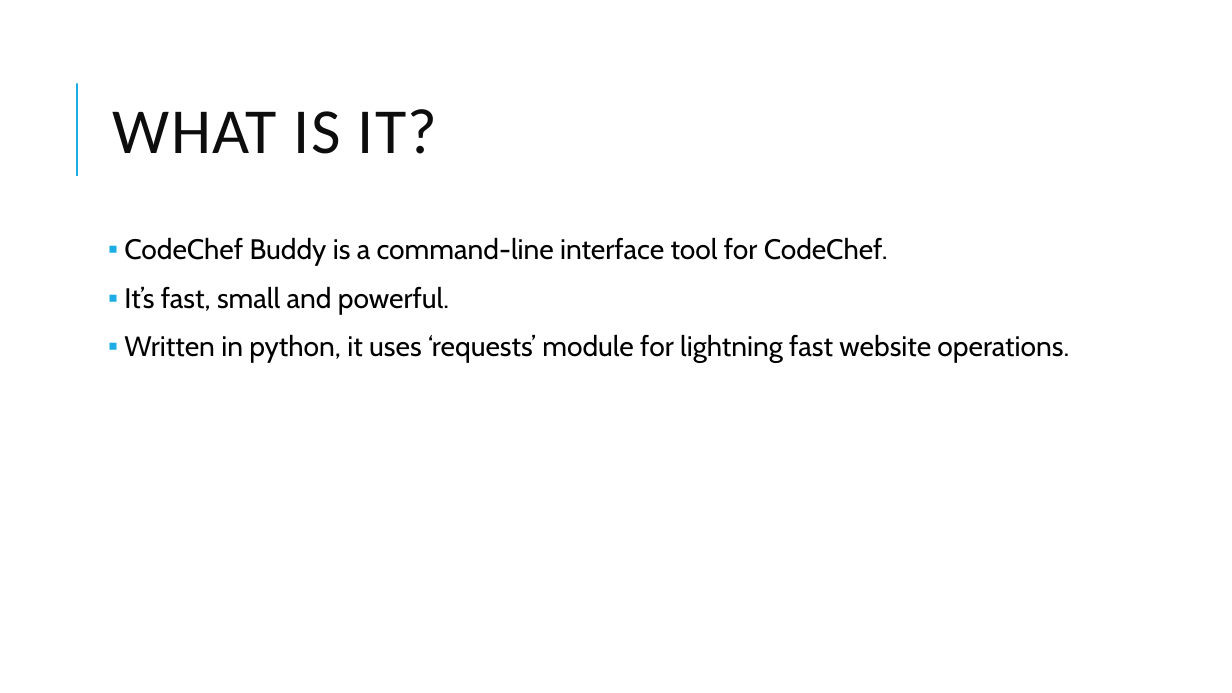
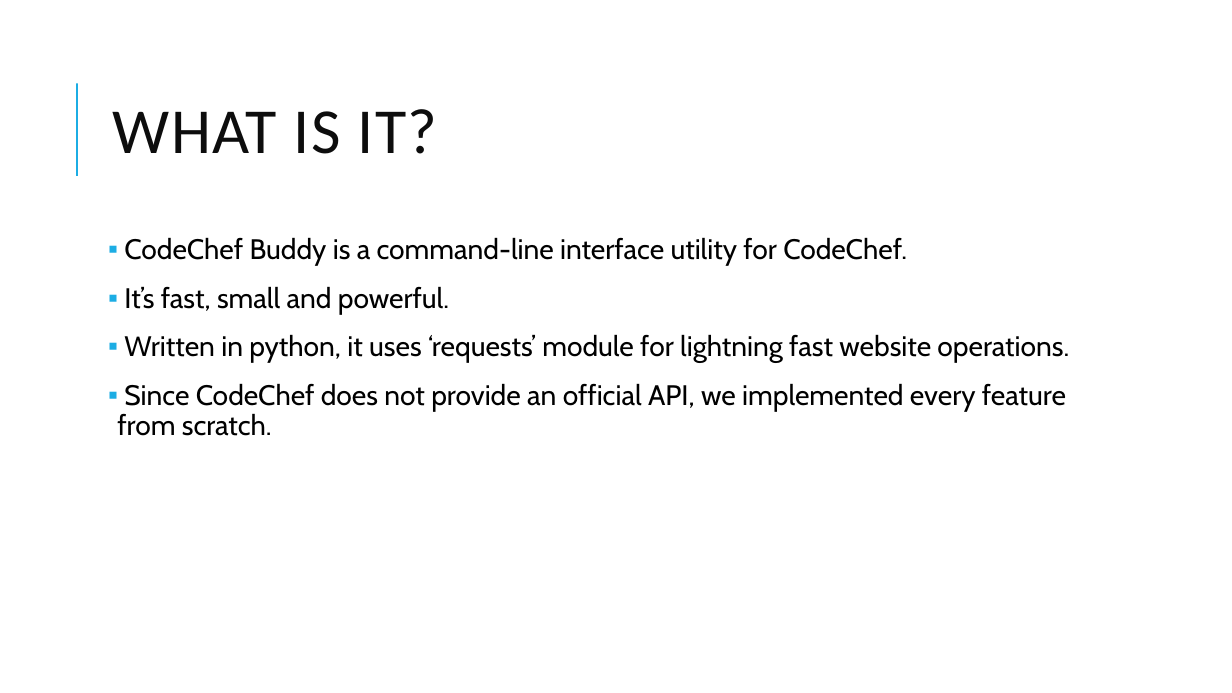
Before and after one commit to IshaanG/CodeChef-Buddy, a slide deck: slide 2 of Codechef buddy1.odp. Drawn at 1232x693 pixels with LibreOffice and Linux fonts; fonts in the diff are those of the drawing. Boxes give left, top, right and bottom in pixels: in the first picture for what was removed or moved away, otherwise in the second. Text is boxed around its words. In the diff, an @@ line names an element or a change of style, - is before the commit and + after.

```diff
--- a/Codechef buddy1.odp
+++ b/Codechef buddy1.odp
@@ text at [124,237,907,266]: text changed @@
-▪ CodeChef Buddy is a command-line interface tool for CodeChef.
+▪ CodeChef Buddy is a command-line interface utility for CodeChef.
@@ text at [117,383,1066,436]: paragraph added @@
+▪ Since CodeChef does not provide an official API, we implemented every feature from scratch.
```
Also in this commit, not shown: 7 other slides changed, 5 slides removed, 1 other file.
